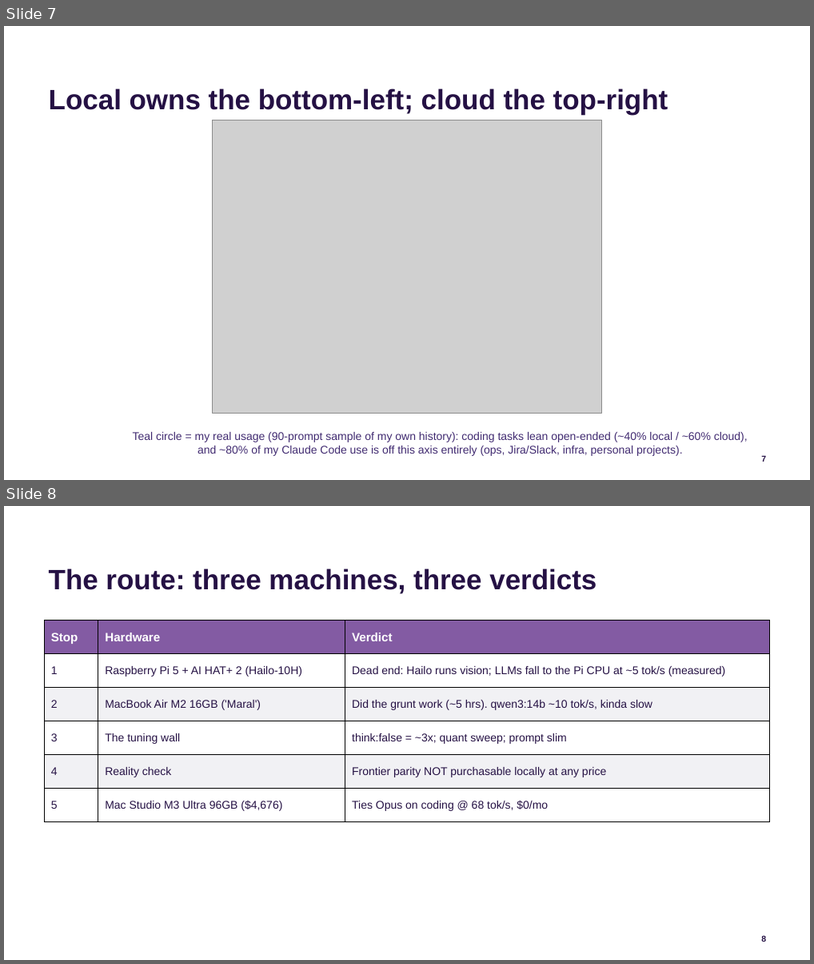
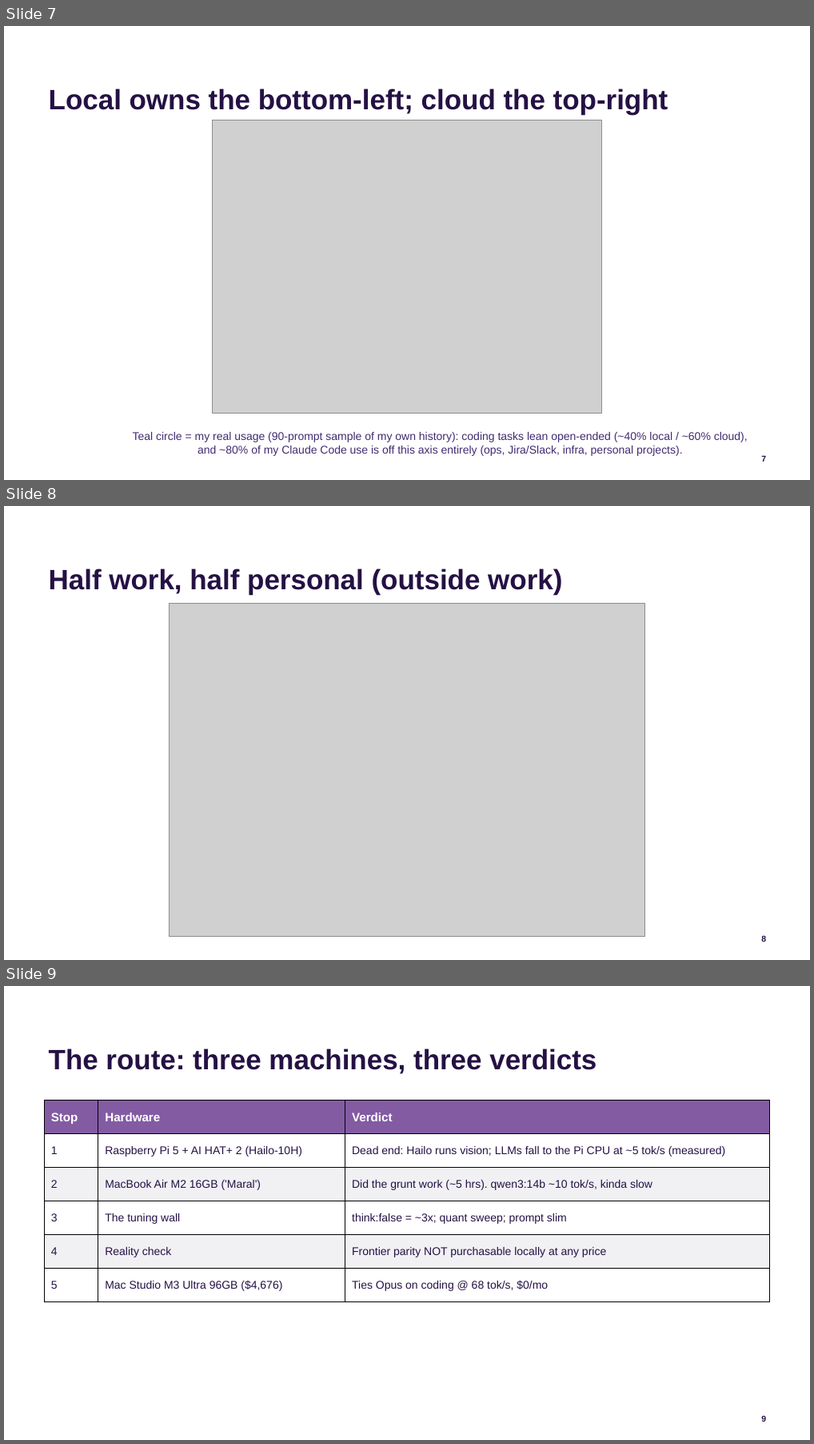
Before and after one commit to jconnolly/local-llm-pi5, a slide deck: local-llm-datasociety.pptx. Shown one above the other, each under a label of ours: slides 7 and 8 before the commit, slides 7, 8 and 9 after it. The pictures are 814x964 and 814x1444 pixels, drawn with LibreOffice and Linux fonts; fonts in the diff are those of the drawing; grey boxes stand for pictures; background and template pictures are left out. Boxes give left, top, right and bottom in pixels: in the first picture for what was removed or moved away, otherwise in the second. Text is boxed around its words. In the diff, an @@ line names an element or a change of style, - is before the commit and + after.

Commit message:
Add full usage breakdown (all 2177 prompts by project): ~47% work / 49% personal; privacy angle (local-good for finance categorizer). New slide + chart

```diff
--- a/local-llm-datasociety.pptx
+++ b/local-llm-datasociety.pptx
@@ slide 8 added at [4, 506, 810, 960], background #FFFFFF; not listed: 1 template element that a slide beside it also shows @@
@@ title added at [49, 568, 562, 595], 30 pt, text #251144, bold @@
+Half work, half personal (outside work)
@@ picture added at [169, 604, 645, 936] @@
@@ what was slide 8 is now slide 9 @@
```
Also in this commit, not shown: 5 other files.
